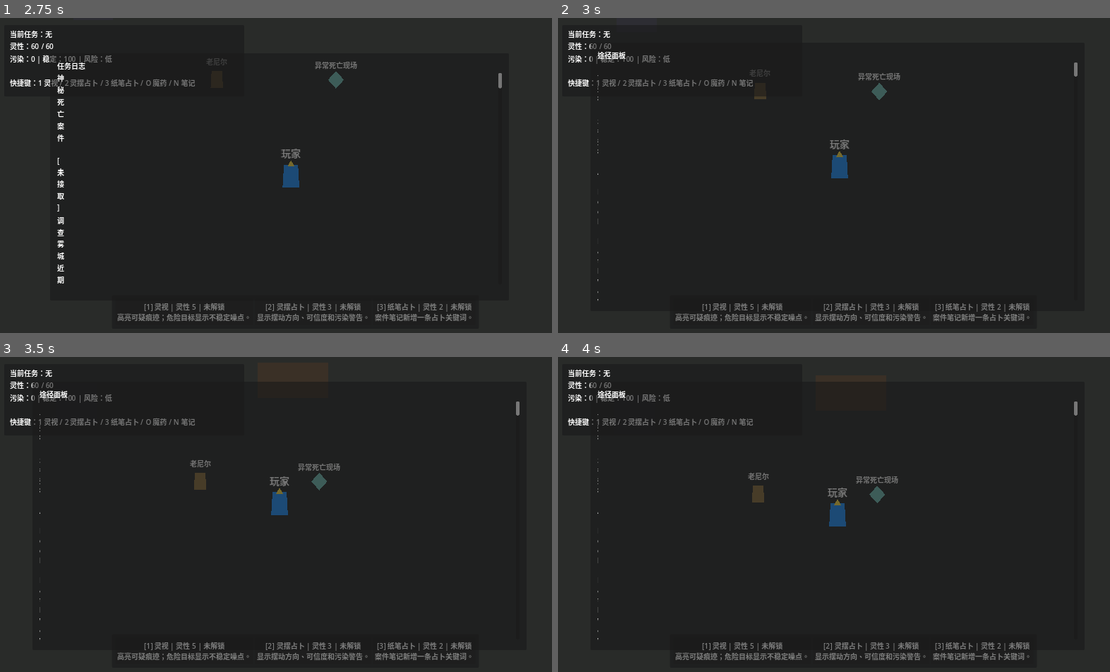
Above: before the commit, frames 1-4 (two rows, left to right).
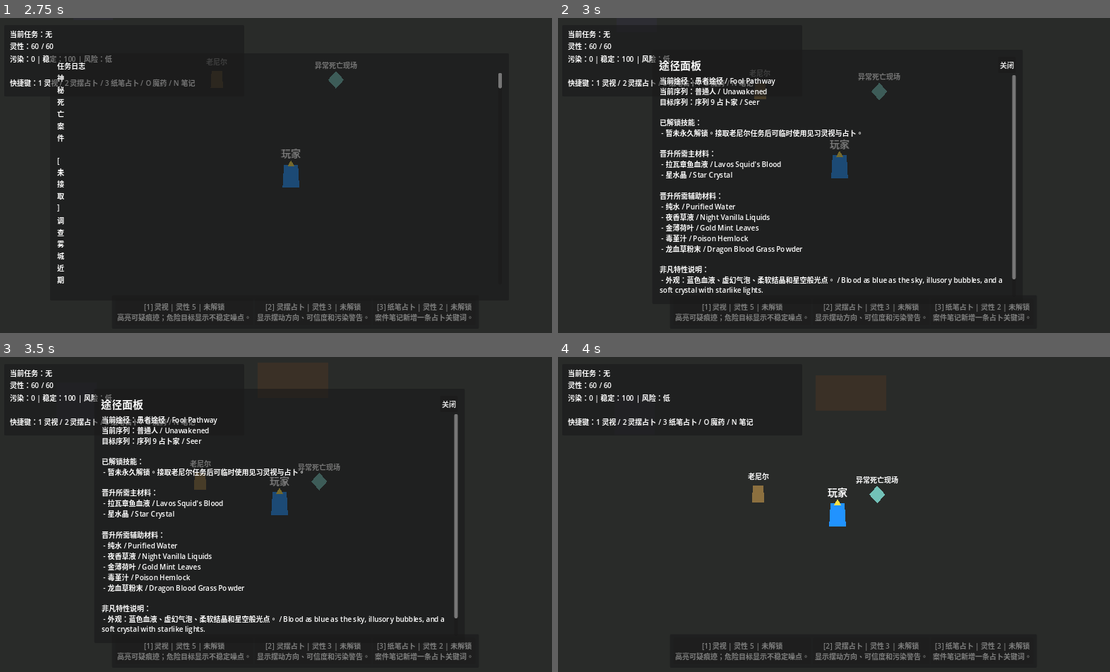
Above: after the commit, the same moments.

Repository: hcc7716-creator/Lord-of-the-Mysteries
Game: Godot game, scene res://scenes/main/Main.tscn
Same seed, same stepped clock (60 frames per second), same inputs: the game is played once before the commit and once after it.
Inputs (mouse positions are in pixels of both pictures, inside the frame that each line leads up to):
- Up to frame 1 (2.75 s): tap Enter at 0.5 s; hold D (move_right) 0.53-1.28 s; tap E (interact) at 0.6 s; hold S (move_down) 1.28-2.03 s; tap I at 1.35 s; hold D (move_right) from 2.03 s (still down); tap J at 2.1 s
- Up to frame 2 (3 s): release D (move_right) at 2.78 s; hold W (move_up) from 2.78 s (still down); tap P at 2.85 s
- Up to frame 3 (3.5 s): keep holding W (move_up)
- Up to frame 4 (4 s): release W (move_up) at 3.5 s; click (1005, 404) at 3.5 s, where only the run after the commit has a clickable "关闭"

Frame 1 is identical in both runs. In frame 2, 5.0% of the frame differs, in the area x 5-95%, y 8-91%; in frame 3, 5.0%; in frame 4, 1.2%.

Commit message:
Fix pathway panel content layout

Diff:
--- a/scenes/ui/PathwayPanel.tscn
+++ b/scenes/ui/PathwayPanel.tscn
@@ -4,13 +4,14 @@
 
 [node name="PathwayPanel" type="PanelContainer"]
 visible = false
+z_index = 70
 anchors_preset = 15
 anchor_right = 1.0
 anchor_bottom = 1.0
-offset_left = 80.0
-offset_top = 56.0
-offset_right = -80.0
-offset_bottom = -56.0
+offset_left = 220.0
+offset_top = 72.0
+offset_right = -220.0
+offset_bottom = -72.0
 script = ExtResource("1")
 
 [node name="MarginContainer" type="MarginContainer" parent="."]
@@ -23,17 +24,26 @@
 [node name="VBoxContainer" type="VBoxContainer" parent="MarginContainer"]
 layout_mode = 2
 
-[node name="Title" type="Label" parent="MarginContainer/VBoxContainer"]
+[node name="Header" type="HBoxContainer" parent="MarginContainer/VBoxContainer"]
 layout_mode = 2
+
+[node name="Title" type="Label" parent="MarginContainer/VBoxContainer/Header"]
+layout_mode = 2
+size_flags_horizontal = 3
+theme_override_font_sizes/font_size = 24
 text = "途径面板"
 
-[node name="ScrollContainer" type="ScrollContainer" parent="MarginContainer/VBoxContainer"]
-custom_minimum_size = Vector2(0, 540)
+[node name="CloseButton" type="Button" parent="MarginContainer/VBoxContainer/Header"]
 layout_mode = 2
+text = "关闭"
 
-[node name="Content" type="RichTextLabel" parent="MarginContainer/VBoxContainer/ScrollContainer"]
-custom_minimum_size = Vector2(0, 520)
+[node name="Content" type="RichTextLabel" parent="MarginContainer/VBoxContainer"]
+custom_minimum_size = Vector2(760, 500)
 layout_mode = 2
+size_flags_horizontal = 3
+size_flags_vertical = 3
 bbcode_enabled = false
-fit_content = true
+fit_content = false
+scroll_active = true
+scroll_following = false
 text = ""
--- a/scripts/ui/PathwayPanel.gd
+++ b/scripts/ui/PathwayPanel.gd
@@ -1,10 +1,12 @@
 extends PanelContainer
 
-@onready var content: RichTextLabel = $MarginContainer/VBoxContainer/ScrollContainer/Content
+@onready var content: RichTextLabel = $MarginContainer/VBoxContainer/Content
+@onready var close_button: Button = $MarginContainer/VBoxContainer/Header/CloseButton
 
 
 func _ready() -> void:
 	visible = false
+	close_button.pressed.connect(func(): visible = false)
 	refresh()
 
 
